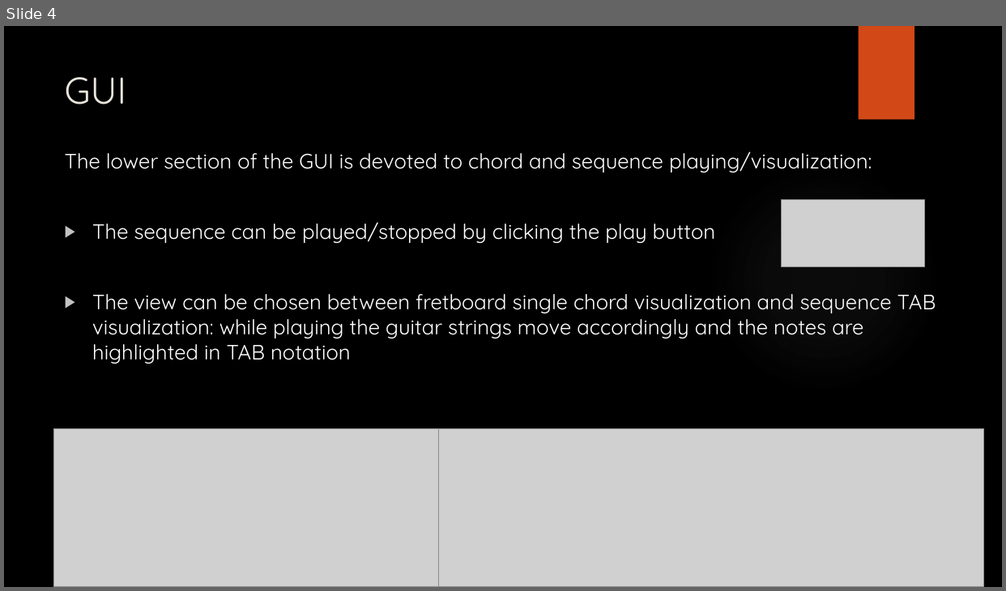
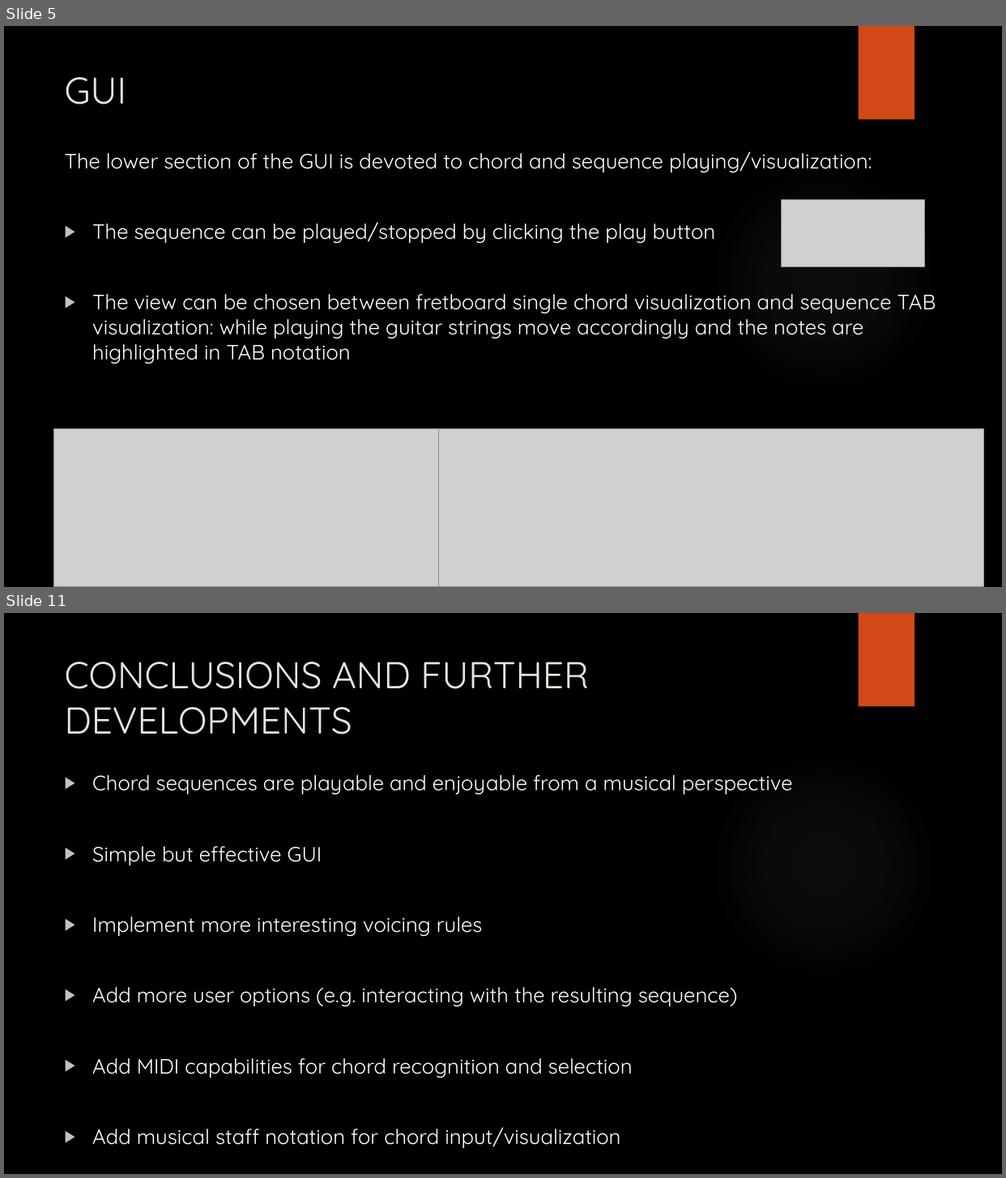
Before and after one commit to korpsvart/TabMaker, a slide deck: TabMaker.pptx. Shown one above the other, each under a label of ours: slide 4 before the commit, slides 5 and 11 after it; the slides between them are not shown. The pictures are 1006x591 and 1006x1178 pixels, drawn with LibreOffice and Linux fonts; fonts in the diff are those of the drawing; grey boxes stand for pictures; background and template pictures are left out. Boxes give left, top, right and bottom in pixels: in the first picture for what was removed or moved away, otherwise in the second. Text is boxed around its words. In the diff, an @@ line names an element or a change of style, - is before the commit and + after.

```diff
--- a/TabMaker.pptx
+++ b/TabMaker.pptx
@@ slide 11 added at (4, 613, 1002, 1174), background picture (left out); not listed: 2 template elements that a slide beside it also shows @@
@@ text added at (65, 662, 589, 735), 36 pt, text #E9E5DC @@
+CONCLUSIONS AND FURTHER DEVELOPMENTS
@@ text added at (92, 775, 793, 1148), 20 pt, text #FFFFFF @@
+▶ Chord sequences are playable and enjoyable from a musical perspective
+▶ Simple but effective GUI
+▶ Implement more interesting voicing rules
+▶ Add more user options (e.g. interacting with the resulting sequence)
+▶ Add MIDI capabilities for chord recognition and selection
+▶ Add musical staff notation for chord input/visualization
@@ what was slide 4 is now slide 5 @@
```
Also in this commit, not shown: 7 slides changed, 1 other slide added, 1 slide removed, 1 other file.
